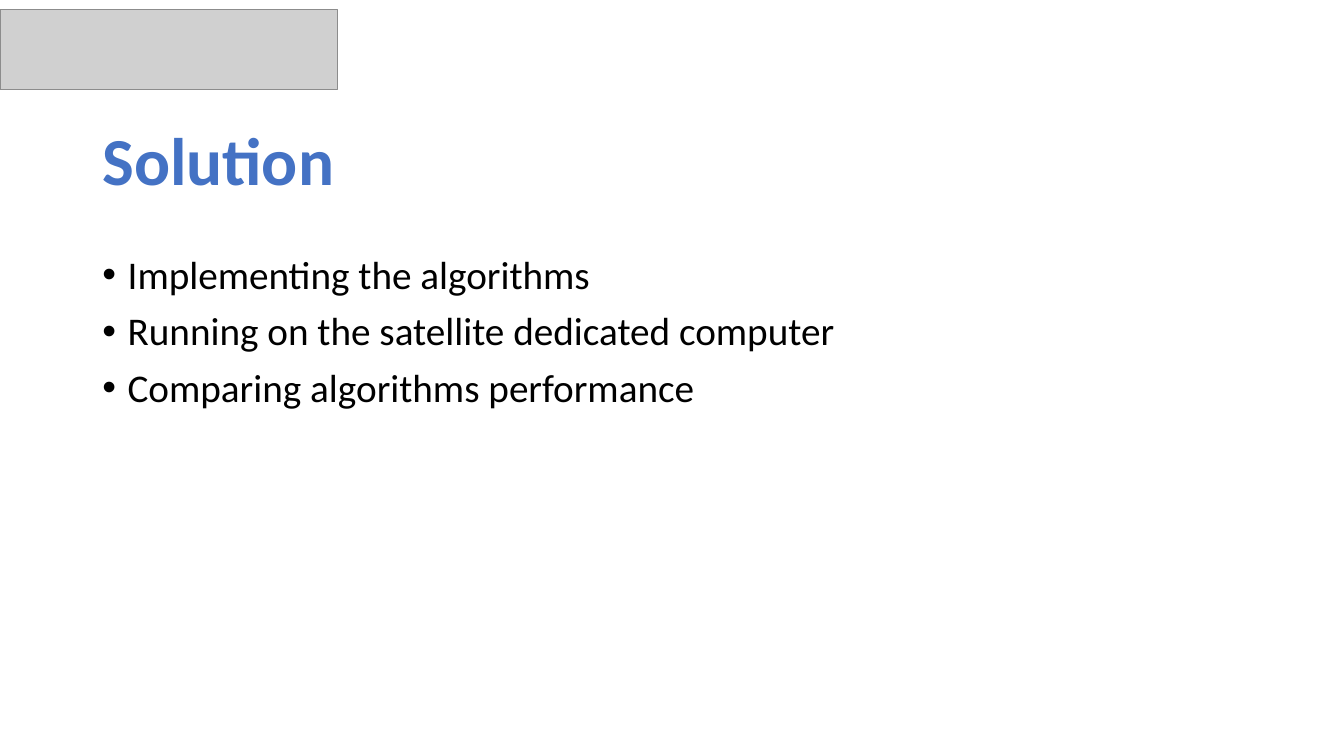
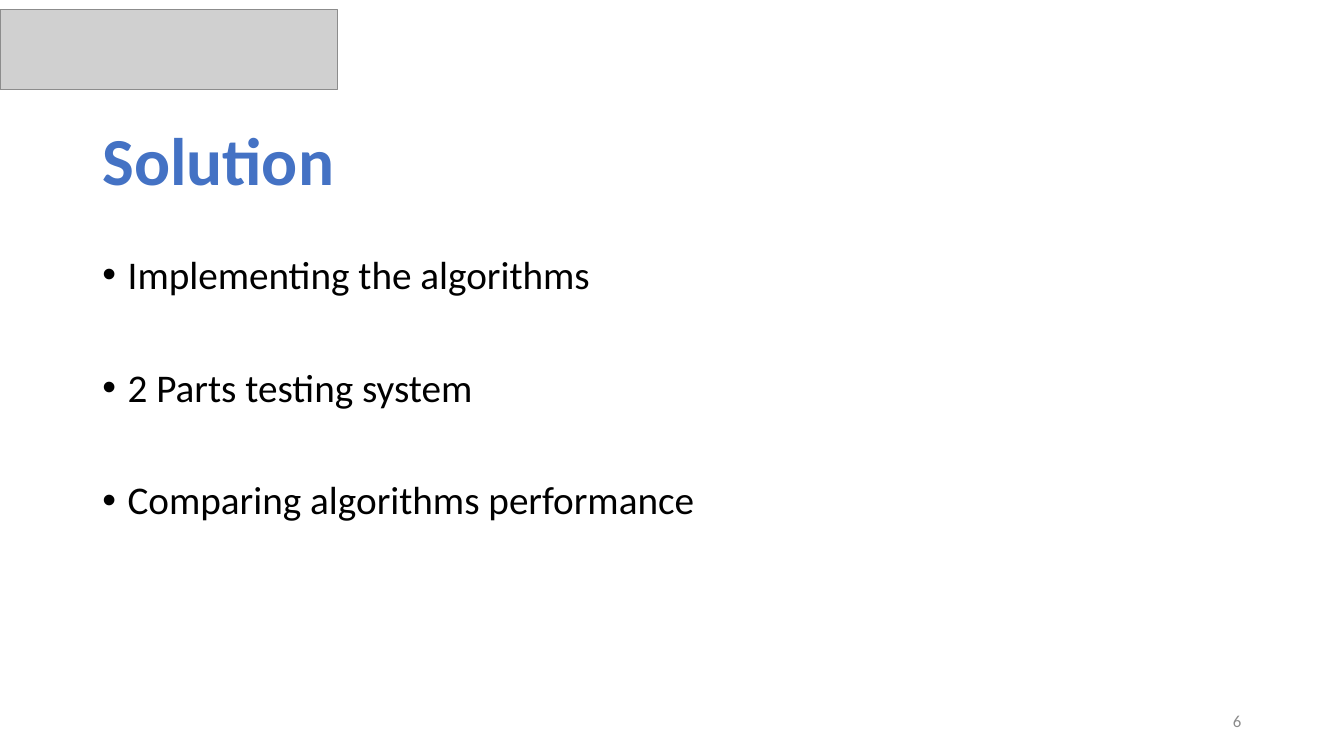
Before and after one commit to ommersh/Final-Project, a slide deck: slide 6 of Capstone Project Phase B–23-2-D-17.pptx. Drawn at 1344x756 pixels with LibreOffice and Linux fonts; fonts in the diff are those of the drawing; grey boxes stand for pictures. Boxes give left, top, right and bottom in pixels: in the first picture for what was removed or moved away, otherwise in the second. Text is boxed around its words. In the diff, an @@ line names an element or a change of style, - is before the commit and + after.

```diff
--- a/Capstone Project Phase B–23-2-D-17.pptx
+++ b/Capstone Project Phase B–23-2-D-17.pptx
@@ text at bbox=[128, 375, 472, 409]: text changed @@
-• Running on the satellite dedicated computer
+• 2 Parts testing system
@@ page number added at bbox=[1233, 716, 1241, 727], 12 pt, text #8C8C8C @@
+6
```
Also in this commit, not shown: 18 other slides changed, 8 slides added, 2 slides removed, 2 other files.
